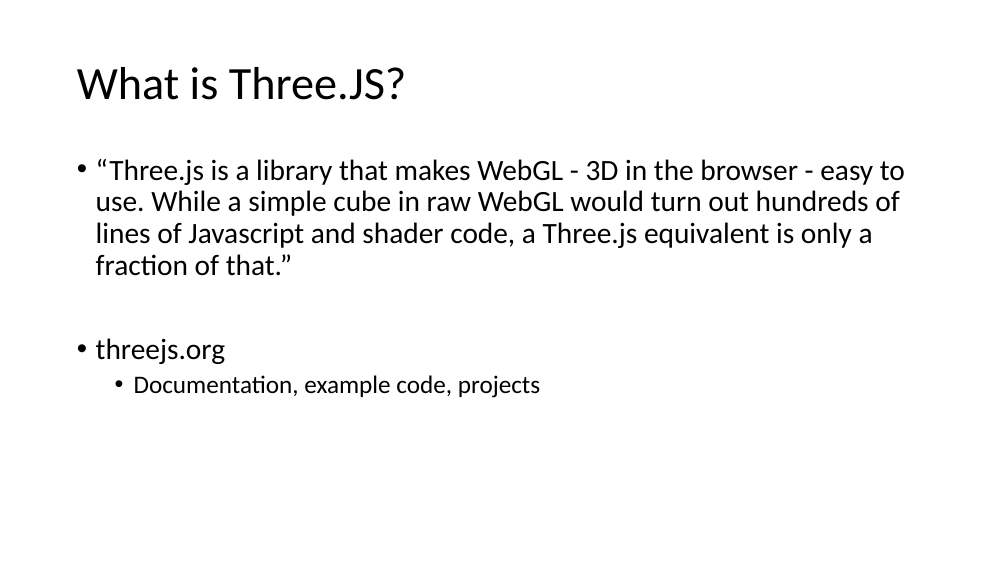
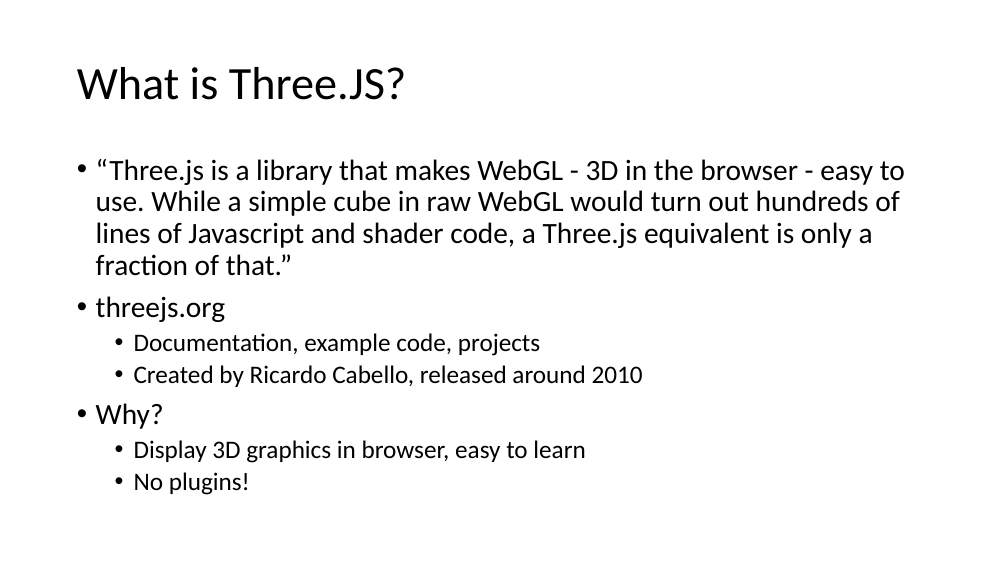
Before and after one commit to brookslobe/teachingchallenge, a slide deck: slide 2 of slides.pptx (slide 3 before the commit). Drawn at 1008x567 pixels with LibreOffice and Linux fonts; fonts in the diff are those of the drawing. Boxes give left, top, right and bottom in pixels: in the first picture for what was removed or moved away, otherwise in the second. Text is boxed around its words. In the diff, an @@ line names an element or a change of style, - is before the commit and + after.

```diff
--- a/slides.pptx
+++ b/slides.pptx
@@ text at (96, 365, 643, 495): paragraphs added @@
+  • Created by Ricardo Cabello, released around 2010
+• Why?
+  • Display 3D graphics in browser, easy to learn
+  • No plugins!
```
Also in this commit, not shown: 1 other slide changed, 2 slides added, 4 slides removed, 1 other file.
